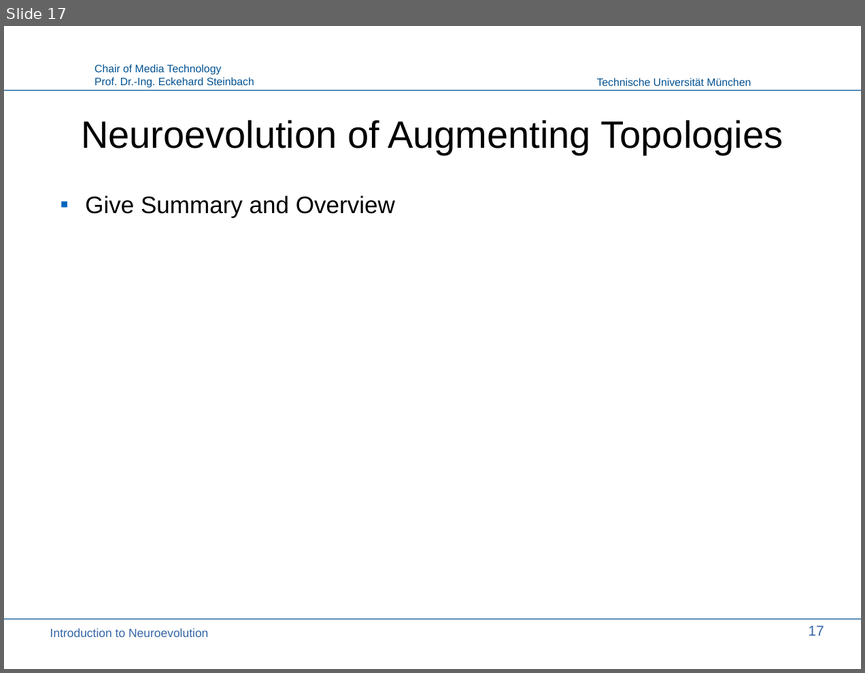
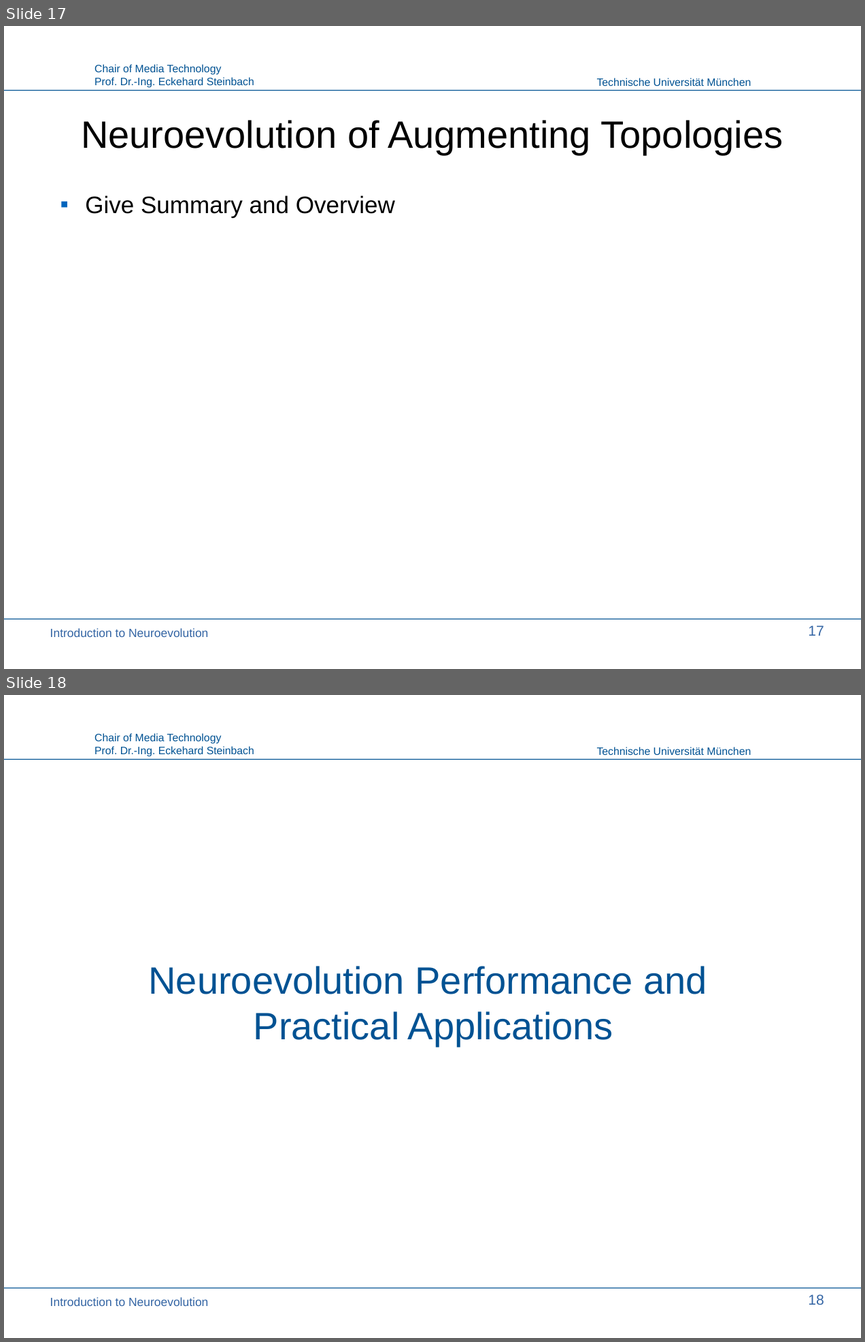
Before and after one commit to PaulPauls/Neuroevolution_of_Augmenting_Topologies_Paper, a slide deck: presentation/neuroevolution_presentation.odp. Shown one above the other, each under a label of ours: slide 17 before the commit, slides 17 and 18 after it. The pictures are 865x673 and 865x1342 pixels, drawn with LibreOffice and Linux fonts; fonts in the diff are those of the drawing; background and template pictures are left out. Boxes give left, top, right and bottom in pixels: in the first picture for what was removed or moved away, otherwise in the second. Text is boxed around its words. In the diff, an @@ line names an element or a change of style, - is before the commit and + after.

```diff
--- a/presentation/neuroevolution_presentation.odp
+++ b/presentation/neuroevolution_presentation.odp
@@ slide 18 added at [4,695,861,1338], background #FFFFFF; not listed: 4 template elements that a slide beside it also shows @@
@@ title added at [149,966,707,1047], 32 pt, text #005293 @@
+Neuroevolution Performance and
+Practical Applications
@@ text added at [50,1297,208,1306], 10 pt, text #3465A4 @@
+Introduction to Neuroevolution
@@ page number added at [808,1294,823,1304], 12 pt, text #3465A4 @@
+18
```
Also in this commit, not shown: 9 slides changed.
